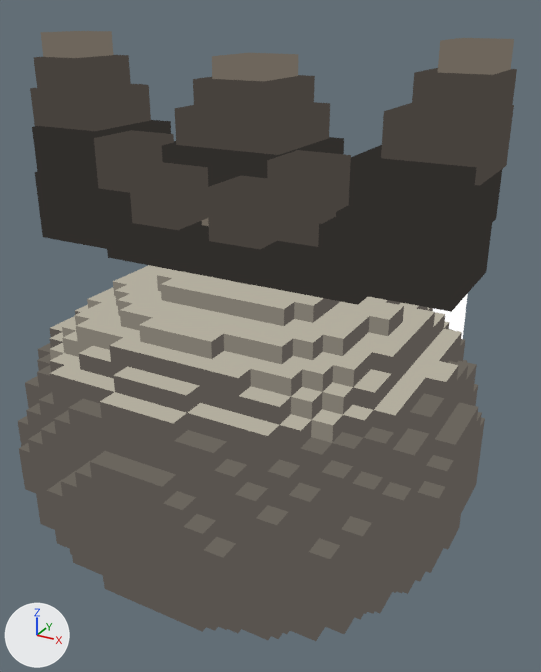
The glTF model assets/models/creatures/slime_geo_large/slime_geo_large.glb: old version first, new version second.
The view is the same before and after, from a 50 mm lens placed at (1.56, -2.69, 2.4), pointed at (0.07, 0.02, 1.04). Every picture has the same lights, and +X, +Y and +Z are marked at lower left. The first picture is the older version. Where no turn or scale is listed for an object, it has been applied to the vertices.

Before the edit, the objects in view are built like this:
```python
me_geo_blob_body = bpy.data.meshes.new('geo_blob_body')
me_geo_blob_body.from_pydata(...)  # 2432 vertices, 4860 faces; spans x -0.99..0.99, y -0.94..0.94, z -0.71..0.71
# faces by material slot: [766, 280, 1546, 1052, 556, 660]
me_geo_blob_body.materials.append(mat_slimeshell)
me_geo_blob_body.materials.append(mat_slimeshellcenter)
me_geo_blob_body.materials.append(mat_slimeshellouter)
me_geo_blob_body.materials.append(mat_slimeshellbottom)
me_geo_blob_body.materials.append(mat_slimeshelltop)
me_geo_blob_body.materials.append(mat_slimeshelllight)
me_geo_stone_crown = bpy.data.meshes.new('geo_stone_crown')
me_geo_stone_crown.from_pydata(...)  # 176 vertices, 264 faces; spans x -0.98..0.98, y -0.48..0.26, z 0.68..1.59
# faces by material slot: [72, 144, 48]
me_geo_stone_crown.materials.append(mat_elementdark)
me_geo_stone_crown.materials.append(mat_elementaccent)
me_geo_stone_crown.materials.append(mat_elementpale)
ob_geocrown = bpy.data.objects.new('GeoCrown', me_geo_stone_crown)
ob_geocrown.location = (0.0, 0.0, 0.708)
ob_shell = bpy.data.objects.new('Shell', me_geo_blob_body)
ob_shell.location = (0.0, 0.0, 0.708)
```
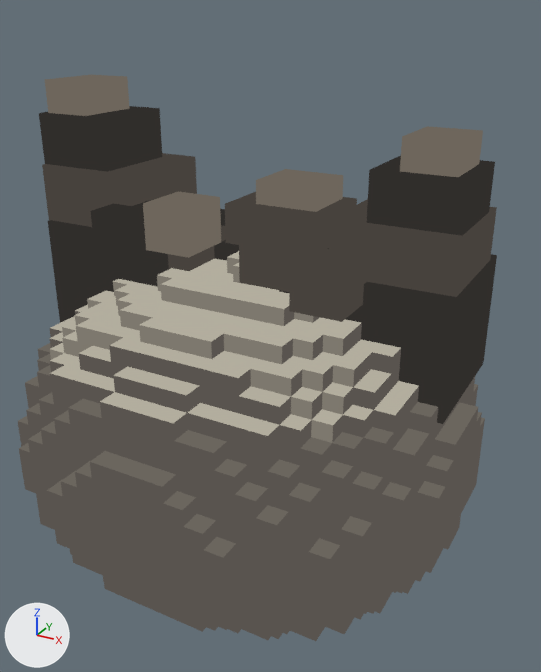
Commit message: Integrate Geo rocks into slime head

The change in detail:
Mesh me_geo_rock_cap is new.
It has 152 vertices, 228 faces and spans x -0.98..0.93, y -0.36..0.52, z 0.21..1.4.
Faces by material slot: [84, 84, 60].
It uses material mat_elementdark.
It uses material mat_elementaccent.
It uses material mat_elementpale.
Object 'GeoCrown' (ob_geocrown) is deleted.
Object 'GeoRockCap' (ob_georockcap) is new; it shows me_geo_rock_cap.
Its location is (0.0, 0.0, 0.708).

Boxes [x1, y1, x2, y2] around the edits, measured in the pictures (541 x 672 px):
'GeoCrown', deleted: before [30, 31, 517, 312]
    faces in mat_elementaccent: [30, 55, 517, 249]
    faces in mat_elementdark: [32, 120, 502, 312]
    faces in mat_elementpale: [41, 31, 514, 226]
'GeoRockCap', added: after [39, 75, 497, 424]
    faces in mat_elementdark: [39, 106, 497, 424]
    faces in mat_elementaccent: [42, 153, 497, 322]
    faces in mat_elementpale: [45, 75, 483, 258]
